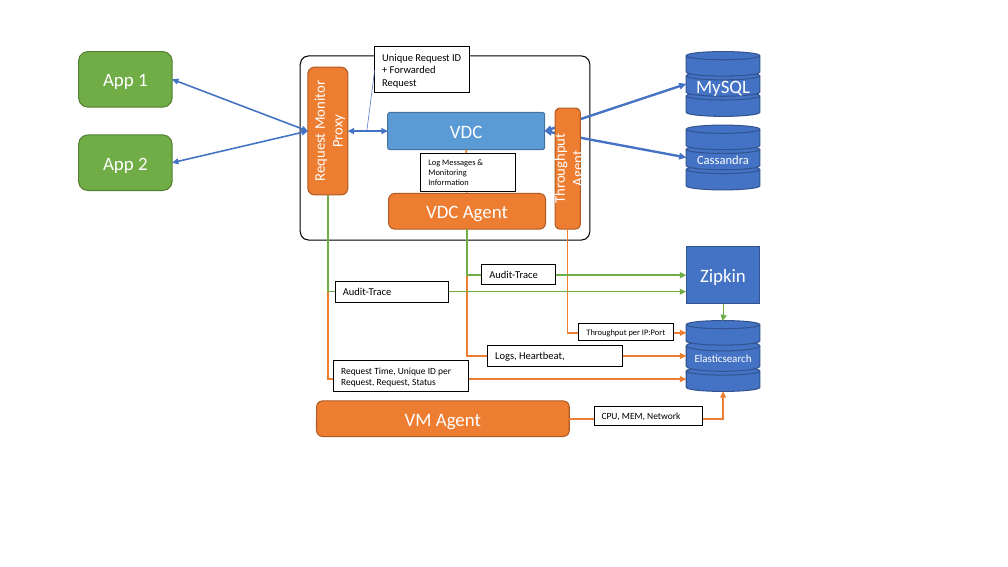
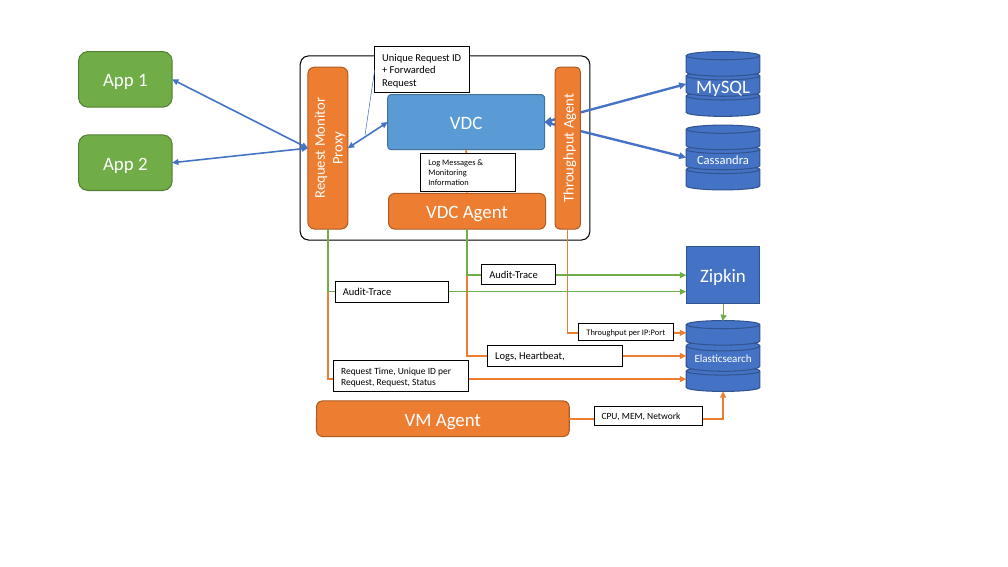
Before and after one commit to DITAS-Project/tub-dummy-example, a slide deck: slide 3 of Architecture.pptx (slide 2 before the commit). Drawn at 1008x567 pixels with LibreOffice and Linux fonts; fonts in the diff are those of the drawing. Boxes give left, top, right and bottom in pixels: in the first picture for what was removed or moved away, otherwise in the second. Text is boxed around its words. In the diff, an @@ line names an element or a change of style, - is before the commit and + after.

```diff
--- a/Architecture.pptx
+++ b/Architecture.pptx
@@ double arrow moved from (172, 79) - (308, 131) to (172, 79) - (308, 148) @@
@@ rounded rectangle "Request Monitor": place and size @@
-rounded rectangle "Request Monitor" at [308,67,348,195]
+rounded rectangle "Request Monitor" at [308,67,348,229]
@@ line moved from (375, 70) - (367, 131) to (375, 70) - (365, 135) @@
@@ double arrow moved from (544, 131) - (687, 84) to (544, 123) - (687, 84) @@
@@ rounded rectangle "Throughput Agent": place and size @@
-rounded rectangle "Throughput Agent" at [555,108,580,229]
+rounded rectangle "Throughput Agent" at [555,67,580,229]
@@ rounded rectangle "VDC": place and size @@
-rounded rectangle "VDC" at [388,113,545,150]
+rounded rectangle "VDC" at [388,95,545,150]
@@ double arrow moved from (172, 163) - (308, 131) to (172, 163) - (308, 148) @@
@@ double arrow moved from (348, 131) - (388, 131) to (348, 148) - (388, 123) @@
@@ double arrow moved from (544, 131) - (687, 157) to (544, 123) - (687, 157) @@
@@ elbow arrow moved from (328, 195) - (687, 380) to (328, 229) - (687, 380) @@
@@ elbow arrow moved from (328, 195) - (687, 292) to (328, 229) - (687, 292) @@
```
Also in this commit, not shown: 2 slides added.
